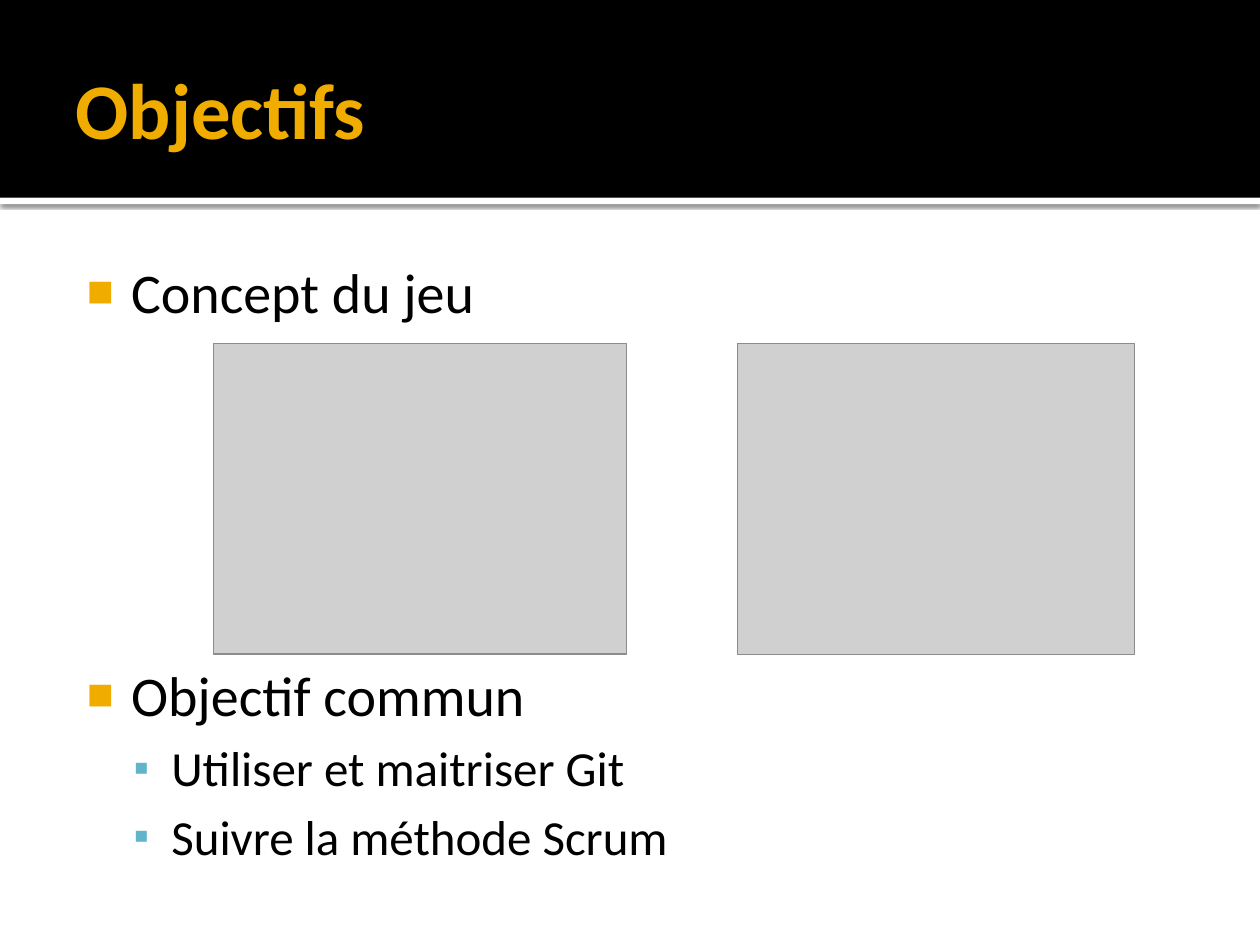
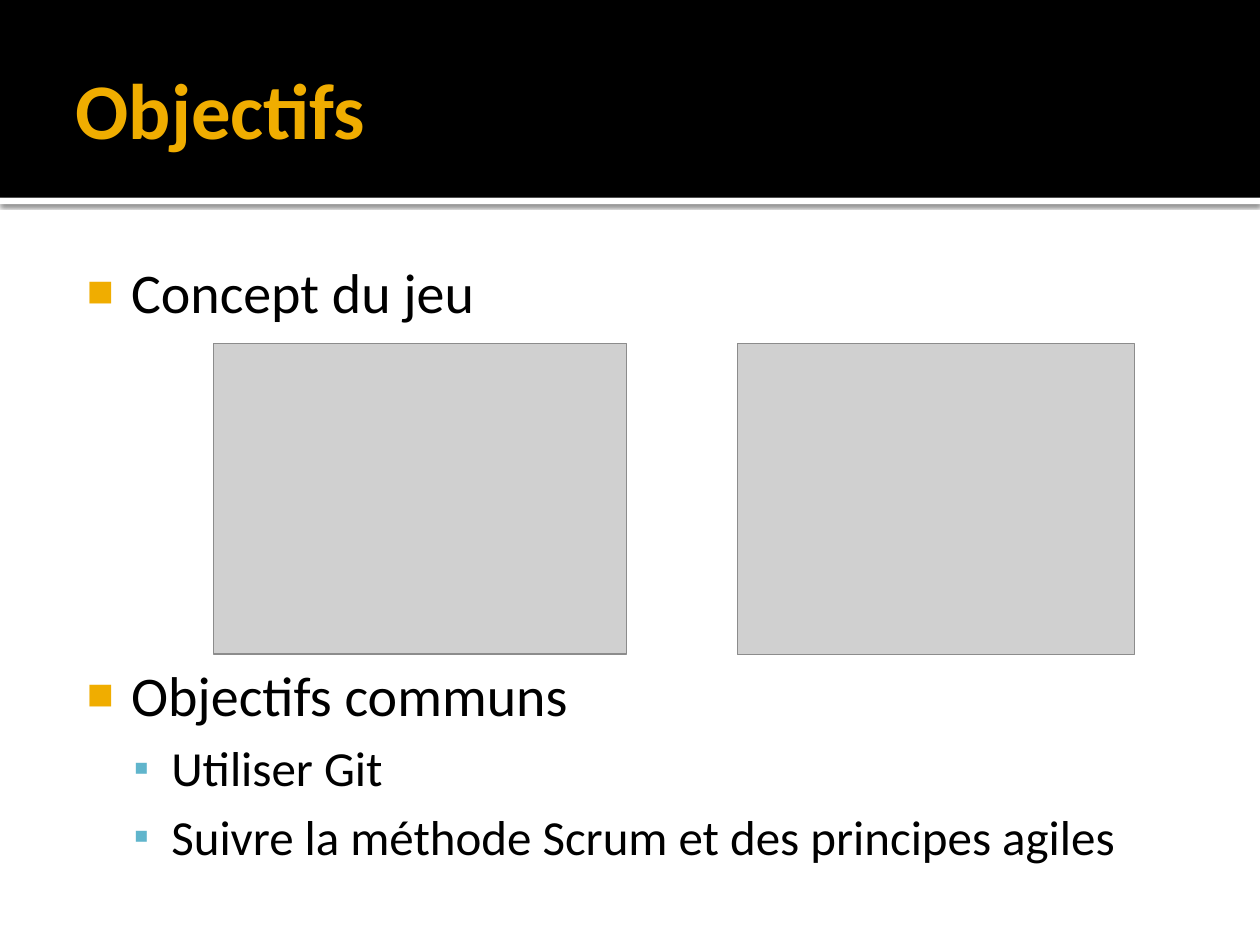
Before and after one commit to Louspirit/MiniCraft, a slide deck: slide 3 of doc/Presentation_Minicraft.pptx. Drawn at 1260x945 pixels with LibreOffice and Linux fonts; fonts in the diff are those of the drawing; grey boxes stand for pictures. Boxes give left, top, right and bottom in pixels: in the first picture for what was removed or moved away, otherwise in the second. Text is boxed around its words. In the diff, an @@ line names an element or a change of style, - is before the commit and + after.

Commit message:
MaJ sur les slides Objectifs, Contributions et correction orthographique sur le slide du sommaire

```diff
--- a/doc/Presentation_Minicraft.pptx
+++ b/doc/Presentation_Minicraft.pptx
@@ text at [131,677,1114,864]: text changed @@
-■ Objectif commun
-  ▪ Utiliser et maitriser Git
-  ▪ Suivre la méthode Scrum
+■ Objectifs communs
+  ▪ Utiliser Git
+  ▪ Suivre la méthode Scrum et des principes agiles
```
Also in this commit, not shown: 2 other slides changed.
